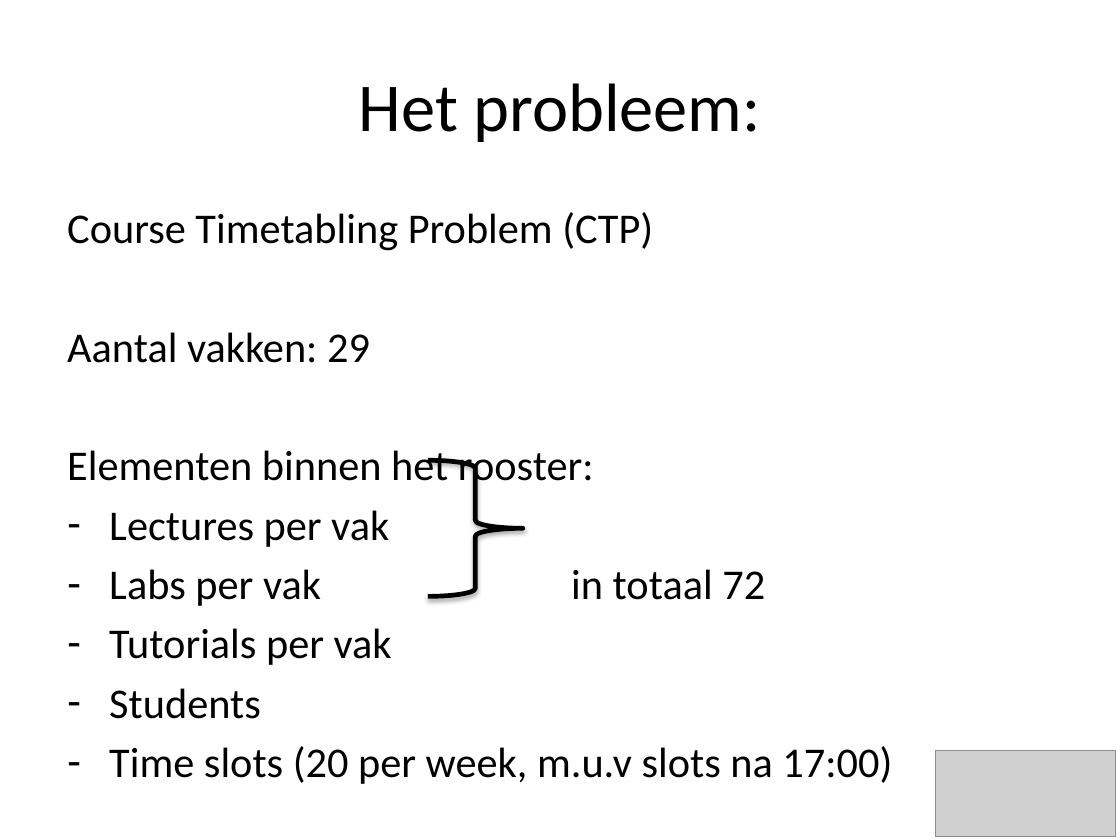
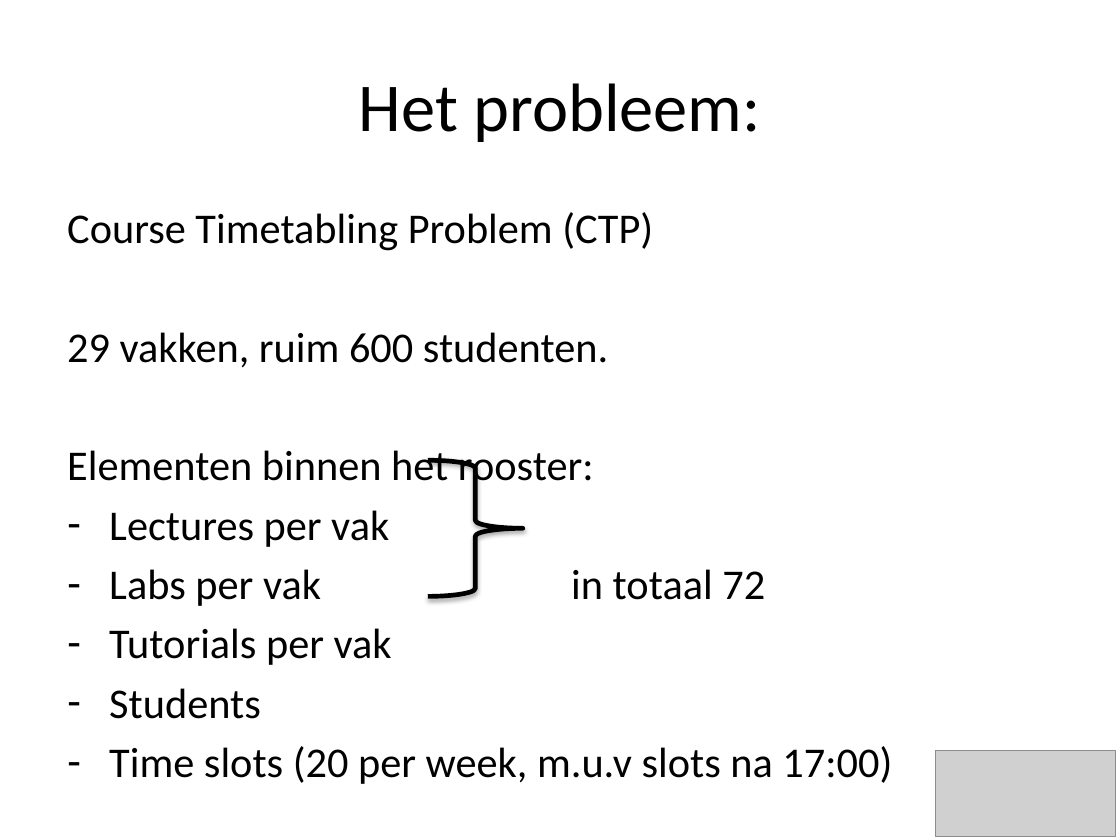
Before and after one commit to Yamievw/class95, a slide deck: slide 2 of Lesroosters2.pptx. Drawn at 1120x840 pixels with LibreOffice and Linux fonts; fonts in the diff are those of the drawing; grey boxes stand for pictures; background and template pictures are left out. Boxes give left, top, right and bottom in pixels: in the first picture for what was removed or moved away, otherwise in the second. Text is boxed around its words. In the diff, an @@ line names an element or a change of style, - is before the commit and + after.

```diff
--- a/Lesroosters2.pptx
+++ b/Lesroosters2.pptx
@@ text at (x1=67, y1=332, x2=608, y2=368): text changed @@
-Aantal vakken: 29
+29 vakken, ruim 600 studenten.
```
Also in this commit, not shown: 2 other slides changed, 2 slides added.
